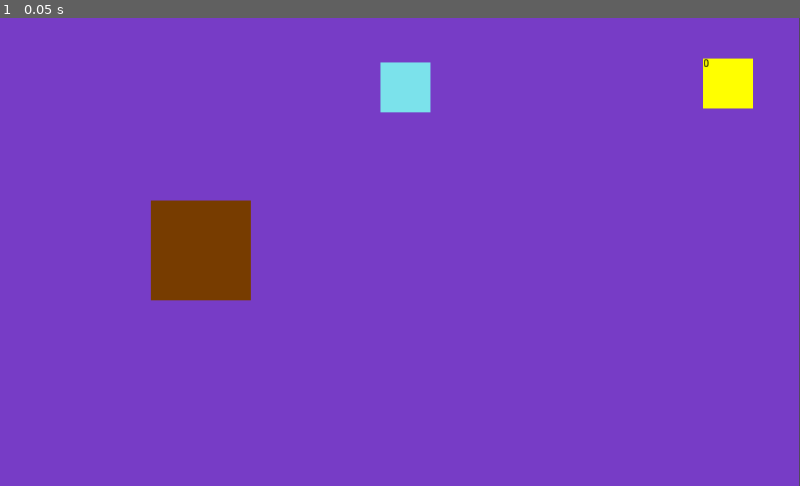
Above: before the commit, frame 1.
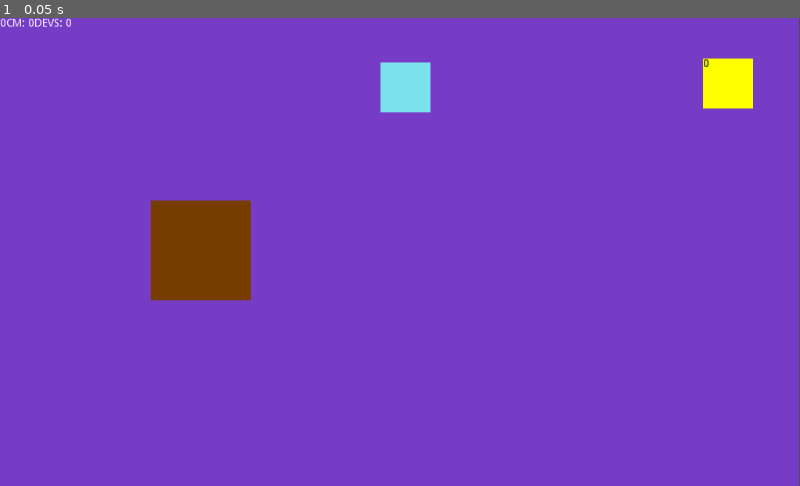
Above: after the commit, the same moment.

Repository: nea89o/LDJam46
Game: Godot game, scene res://MainScene.tscn
Same seed, same stepped clock (60 frames per second), same inputs: the game is played once before the commit and once after it.
Inputs:
- Up to frame 1 (0.05 s): no input

The runs differ from the first frame. In frame 1, less than 0.1% of the frame differs, in the area x 0-9%, y 0-2%.
Error before the commit: Invalid get index 'coffee_machine' (on base: 'Node (save_state.gd)'). (res://main_scene/Label.gd:4)

Commit message:
Programmierer und Riots

Diff:
--- a/MainScene.tscn
+++ b/MainScene.tscn
@@ -1,10 +1,15 @@
-[gd_scene load_steps=6 format=2]
+[gd_scene load_steps=9 format=2]
 
 [ext_resource path="res://assets/background.png" type="Texture" id=1]
 [ext_resource path="res://coffee_machine/coffee_machine.tscn" type="PackedScene" id=2]
 [ext_resource path="res://main_scene/Label.gd" type="Script" id=3]
 [ext_resource path="res://buildings/buildings.tscn" type="PackedScene" id=4]
 [ext_resource path="res://assets/hire.png" type="Texture" id=5]
+[ext_resource path="res://main_scene/hire_button.gd" type="Script" id=6]
+[ext_resource path="res://main_scene/programmers.gd" type="Script" id=7]
+
+[sub_resource type="RectangleShape2D" id=1]
+extents = Vector2( 32, 32 )
 
 [node name="Node2D" type="Node2D"]
 
@@ -26,7 +31,14 @@
 [node name="buildings" parent="." instance=ExtResource( 4 )]
 
 [node name="hiring" type="Node2D" parent="."]
+script = ExtResource( 7 )
 
 [node name="hire" type="Sprite" parent="hiring"]
 position = Vector2( 519.268, 89.2965 )
 texture = ExtResource( 5 )
+
+[node name="Area2D" type="Area2D" parent="hiring/hire"]
+script = ExtResource( 6 )
+
+[node name="CollisionShape2D" type="CollisionShape2D" parent="hiring/hire/Area2D"]
+shape = SubResource( 1 )
--- a/buildings/building_interface.gd
+++ b/buildings/building_interface.gd
@@ -1,19 +1,17 @@
-extends Sprite
+extends Ticked
 
 export var base_cost := 1.0
 export var cost_multiplier := 1.0
 export var base_cps := 1.0
 export var building_identifier := ""
-export var tick_rate := 1.0
 
-var current_tick := 0.0
 
-func _process(delta: float) -> void:
+func _tick():
+	SaveState.coffee += get_amount() * base_cps
+
+func _process(delta):
+	._process(delta)
 	update_label()
-	current_tick += delta
-	while current_tick > tick_rate:
-		SaveState.coffee += get_amount() * base_cps
-		current_tick -= tick_rate
 
 func update_label():
 	var label : Label = $Label
--- a/coffee_machine/coffee_machine.gd
+++ b/coffee_machine/coffee_machine.gd
@@ -1,6 +1,5 @@
-extends Area2D
+extends ClickableArea
 
 
-func _input_event(viewport, event, shape_idx):
-	if event is InputEventMouseButton and event.button_index == BUTTON_LEFT and event.is_pressed():
-		SaveState.coffee +=1
+func _click():
+	SaveState.coffee +=1
--- /dev/null
+++ b/lib/clickable_area.gd
@@ -0,0 +1,9 @@
+extends Area2D
+class_name ClickableArea
+
+func _click():
+	pass
+
+func _input_event(viewport, event, shape_idx):
+	if event is InputEventMouseButton and event.button_index == BUTTON_LEFT and event.is_pressed():
+		_click()
--- /dev/null
+++ b/lib/ticked.gd
@@ -0,0 +1,13 @@
+extends Node
+class_name Ticked
+
+export var tick_rate := 1.0
+var current_tick = 0.0
+func _tick():
+	pass
+
+func _process(delta: float) -> void:
+	current_tick += delta
+	while current_tick > tick_rate:
+		_tick()
+		current_tick -= tick_rate
--- a/main_scene/Label.gd
+++ b/main_scene/Label.gd
@@ -1,4 +1,4 @@
 extends Label
 
 func _process(delta):
-	text = str(SaveState.coffee) + "CM: "+str(SaveState.coffee_machine)
+	text = str(SaveState.coffee) + "CM: "+str(SaveState.buildings["intern"])+"DEVS: "+str(SaveState.programmers)
--- /dev/null
+++ b/main_scene/hire_button.gd
@@ -0,0 +1,6 @@
+extends ClickableArea
+
+func _click():
+	if SaveState.coffee >= 100:
+		SaveState.programmers += 1
+		SaveState.coffee -= 100
--- /dev/null
+++ b/main_scene/programmers.gd
@@ -0,0 +1,16 @@
+extends Ticked
+
+var riot_cooldown := 0
+
+func _tick() -> void:
+	if riot_cooldown == 0:
+		SaveState.coffee -= SaveState.programmers
+		if SaveState.coffee < 0:
+			riot()
+			SaveState.coffee = 0
+	else:
+		riot_cooldown -= 1
+		if riot_cooldown < 0:
+			riot_cooldown = 0
+func riot():
+	riot_cooldown = 10
--- a/project.godot
+++ b/project.godot
@@ -13,9 +13,21 @@
 "class": "BaseBuilding",
 "language": "GDScript",
 "path": "res://buildings/building_clickable.gd"
+}, {
+"base": "Area2D",
+"class": "ClickableArea",
+"language": "GDScript",
+"path": "res://lib/clickable_area.gd"
+}, {
+"base": "Node",
+"class": "Ticked",
+"language": "GDScript",
+"path": "res://lib/ticked.gd"
 } ]
 _global_script_class_icons={
-"BaseBuilding": ""
+"BaseBuilding": "",
+"ClickableArea": "",
+"Ticked": ""
 }
 
 [application]
